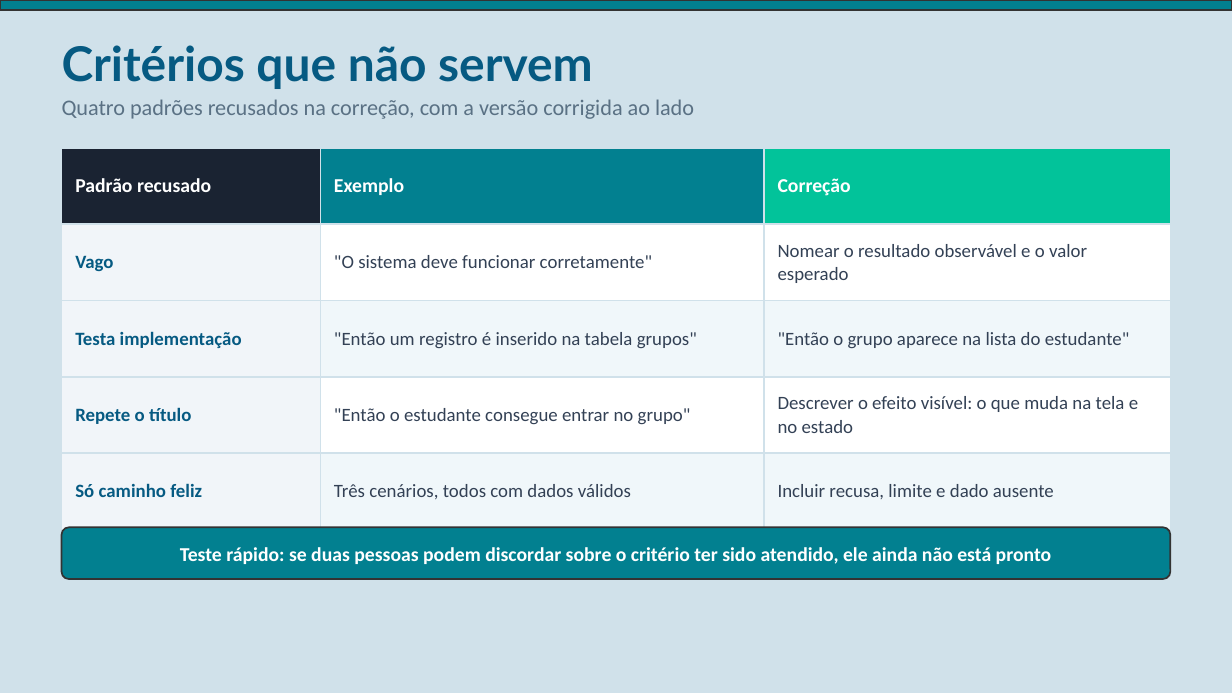
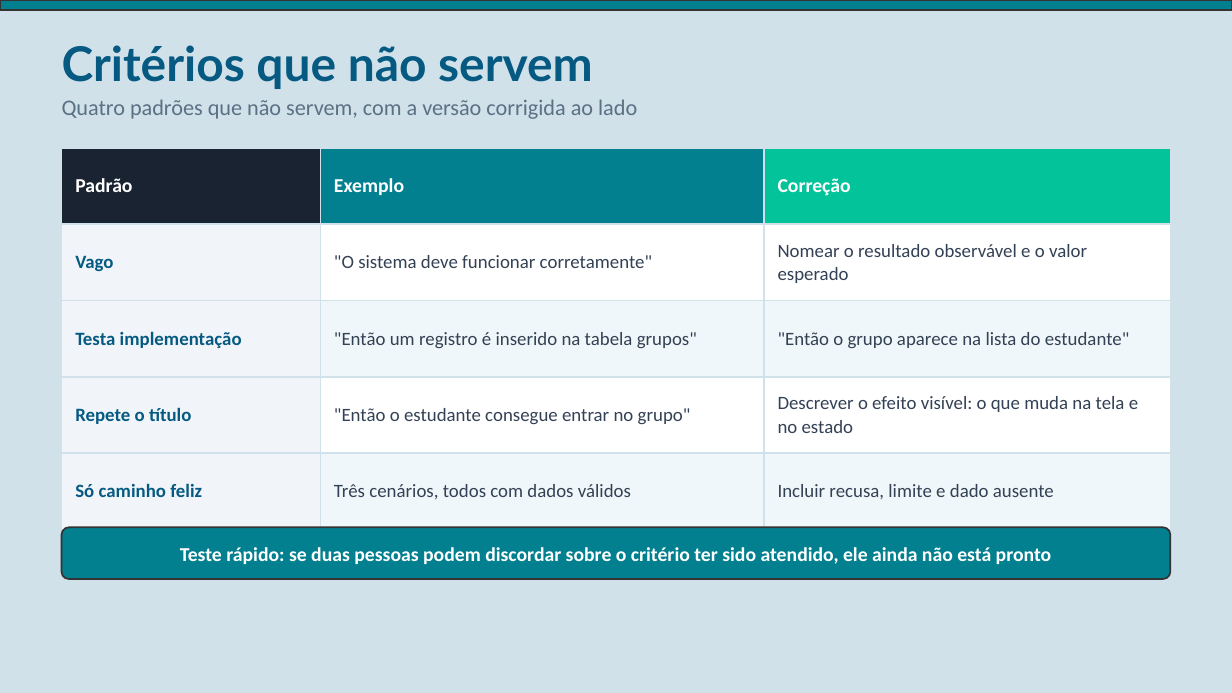
Before and after one commit to EngenhariaSoftwareAtual/atividade-requisitos-connexa, a slide deck: slide 22 of Azure_Boards_Product_Backlog.pptx. Drawn at 1232x693 pixels with LibreOffice and Linux fonts; fonts in the diff are those of the drawing. Boxes give left, top, right and bottom in pixels: in the first picture for what was removed or moved away, otherwise in the second. Text is boxed around its words. In the diff, an @@ line names an element or a change of style, - is before the commit and + after.

```diff
--- a/Azure_Boards_Product_Backlog.pptx
+++ b/Azure_Boards_Product_Backlog.pptx
@@ text at (62, 99, 637, 119): text changed @@
-Quatro padrões recusados na correção, com a versão corrigida ao lado
+Quatro padrões que não servem, com a versão corrigida ao lado
@@ table at (62, 148, 1170, 530) @@
-row 1, column 1: Padrão recusado
+row 1, column 1: Padrão
```
Also in this commit, not shown: 8 other slides changed, 4 other files.
